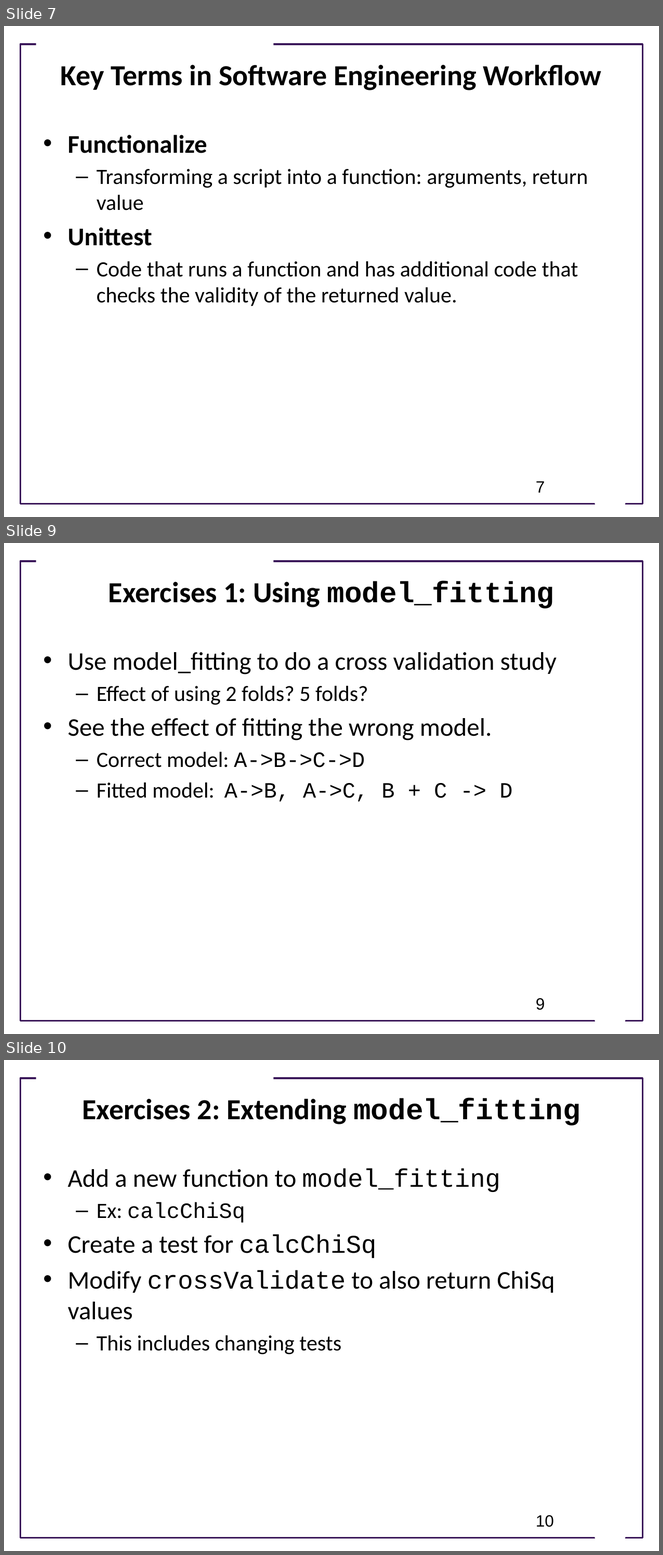
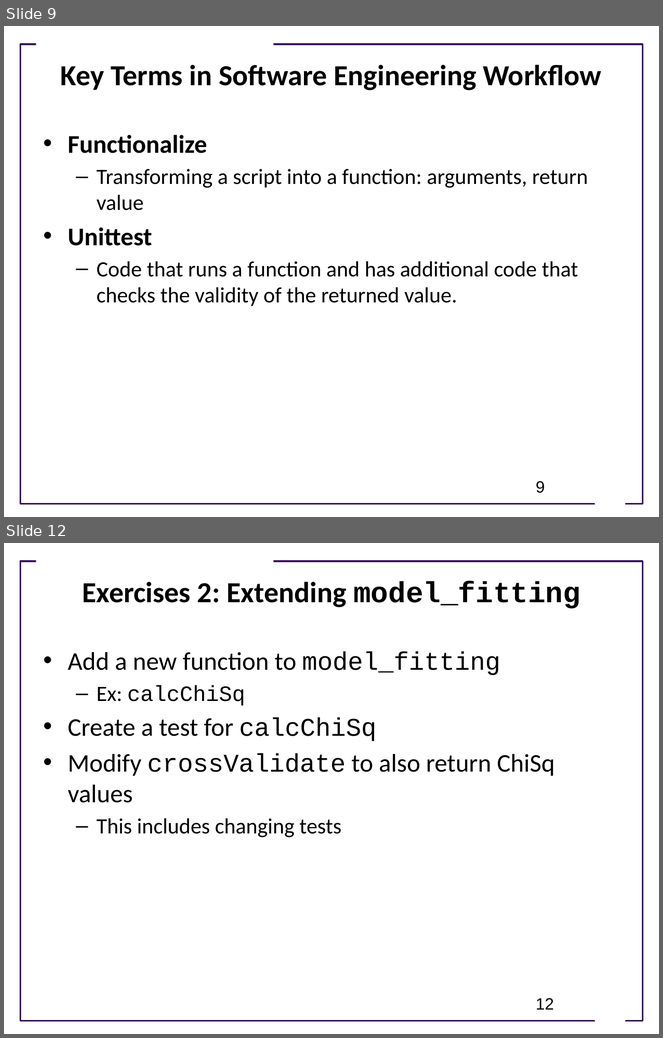
Before and after one commit to ModelEngineering/advancing-biomedical-models, a slide deck: lectures/lecture_10/Lecture_10_Cross_Validation_and_Software_Engineering.pptx. Shown one above the other, each under a label of ours: slides 7, 9 and 10 before the commit, slides 9 and 12 after it; the slides between them are not shown. The pictures are 663x1555 and 663x1038 pixels, drawn with LibreOffice and Linux fonts; fonts in the diff are those of the drawing; background and template pictures are left out. Boxes give left, top, right and bottom in pixels: in the first picture for what was removed or moved away, otherwise in the second. Text is boxed around its words. In the diff, an @@ line names an element or a change of style, - is before the commit and + after.

```diff
--- a/lectures/lecture_10/Lecture_10_Cross_Validation_and_Software_Engineering.pptx
+++ b/lectures/lecture_10/Lecture_10_Cross_Validation_and_Software_Engineering.pptx
@@ slide 9 removed at (4,543,659,1034), background #FFFFFF; not listed: 3 template elements that a slide beside it also shows @@
@@ title removed at (109,581,555,609) @@
-Exercises 1: Using model_fitting
@@ text removed at (68,652,557,802) @@
-• Use model_fitting to do a cross validation study
-  – Effect of using 2 folds? 5 folds?
-• See the effect of fitting the wrong model.
-  – Correct model: A->B->C->D
-  – Fitted model: A->B, A->C, B + C -> D
@@ page number removed at (536,999,545,1010) @@
-9
@@ what was slide 7 is now slide 9 @@
@@ page number at (536,482,545,493): text changed @@
-7
+9
@@ what was slide 10 is now slide 12 @@
@@ page number at (536,999,554,1010): text changed @@
-10
+12
```
Also in this commit, not shown: 5 slides changed, 3 slides added.
